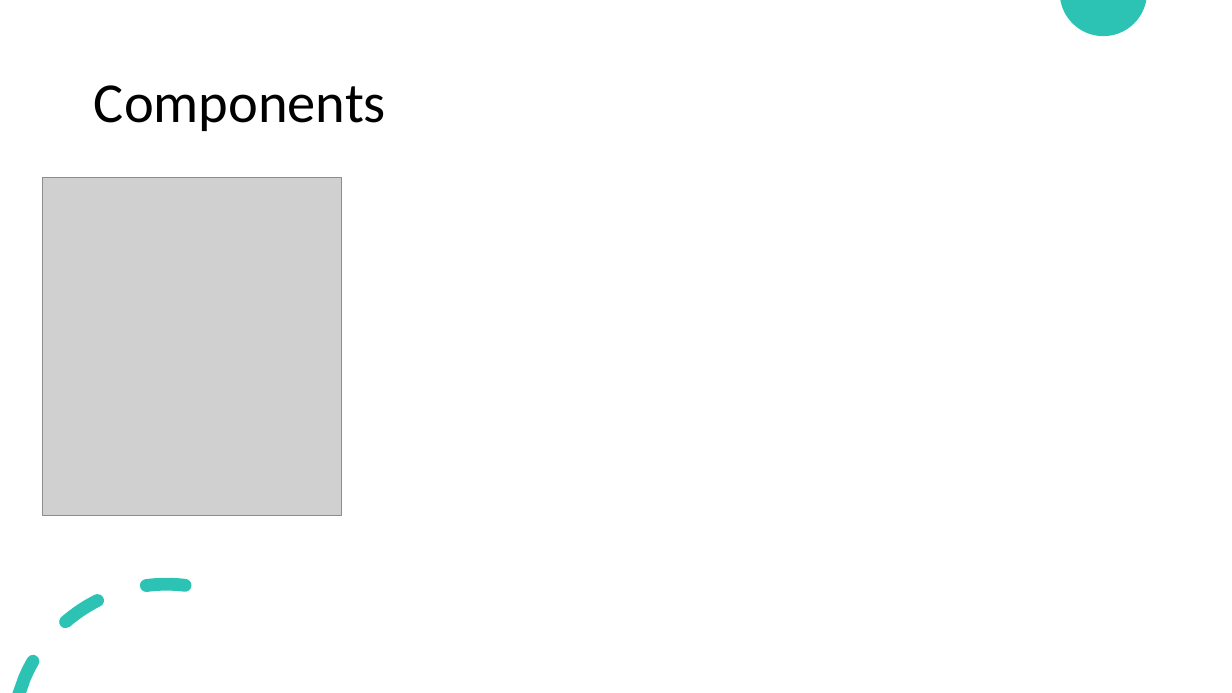
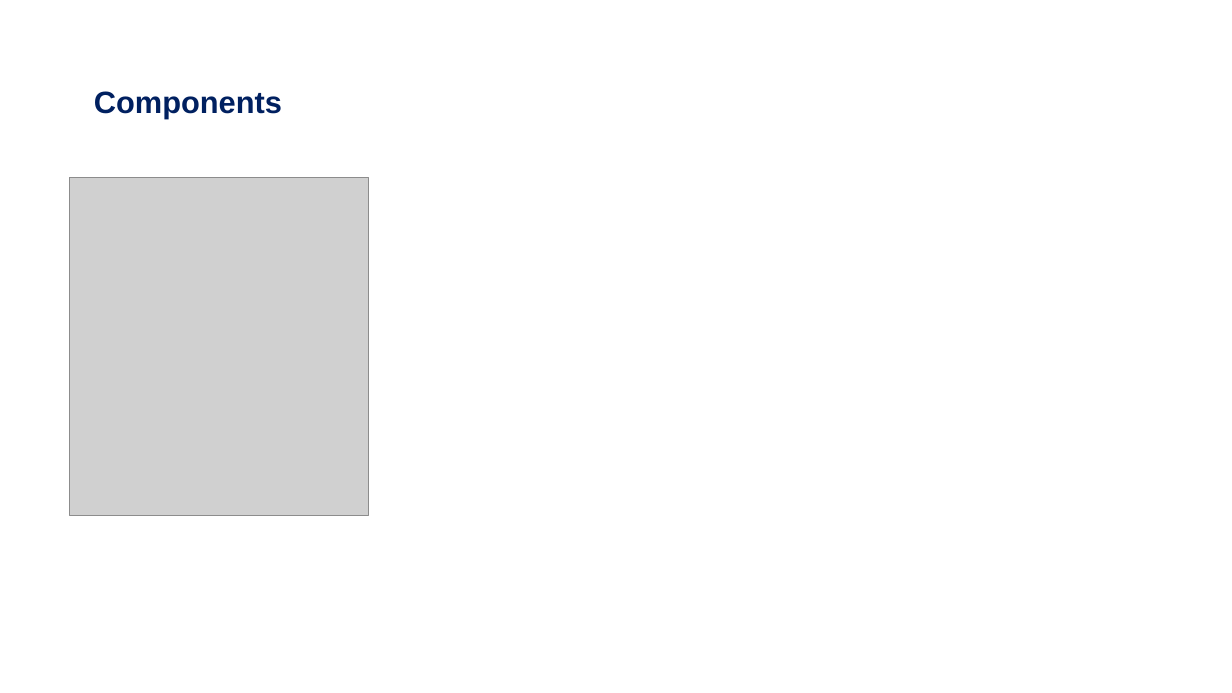
Before and after one commit to rgvna258/DaprDemoApp, a slide deck: slide 10 of files/Dapr-Final.pptx (slide 13 before the commit). Drawn at 1232x693 pixels with LibreOffice and Linux fonts; fonts in the diff are those of the drawing; grey boxes stand for pictures. Boxes give left, top, right and bottom in pixels: in the first picture for what was removed or moved away, otherwise in the second. Text is boxed around its words. In the diff, an @@ line names an element or a change of style, - is before the commit and + after.

```diff
--- a/files/Dapr-Final.pptx
+++ b/files/Dapr-Final.pptx
@@ freeform shape removed at (1061,0,1147,36) @@
@@ title "Components" at (94,91,282,119): size 44 to 24 pt, font Calibri to Arial, text colour #000000 to #002060, bold on @@
@@ picture: place and size @@
-picture at (43,177,341,516)
+picture at (70,177,369,516)
@@ freeform shape removed at (13,578,192,693) @@
```
Also in this commit, not shown: 18 other slides changed, 9 slides added, 4 slides removed, 15 other files.
